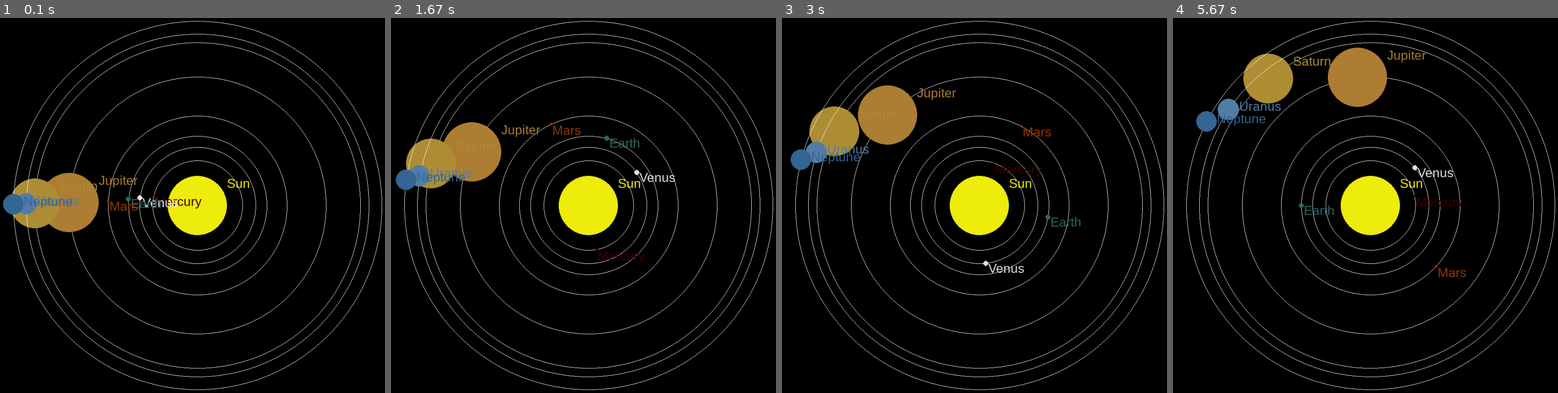
Above: before the commit, frames 1-4 (left to right).
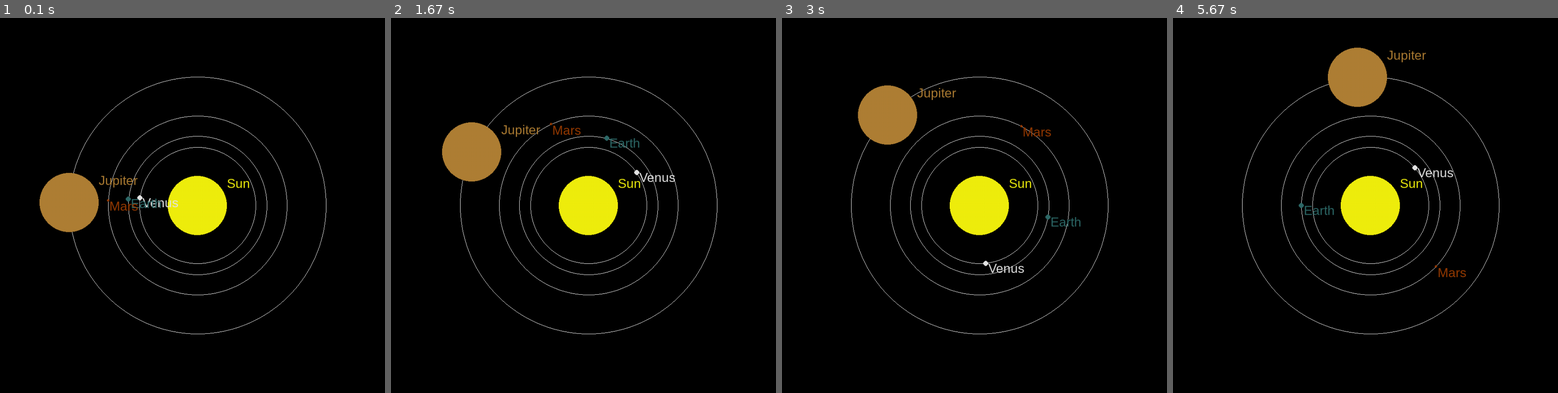
Above: after the commit, the same moments.

Repository: LucasRocha-Png/Sistema-Solar
Game: pygame game, started from main.py
Two runs of this game, one before a commit and one after it. Both use one fixed random seed, a clock stepped at 60 frames per second and the inputs below.
Inputs:
- Up to frame 1 (0.1 s): no input
- Up to frame 2 (1.67 s): no input
- Up to frame 3 (3 s): no input
- Up to frame 4 (5.67 s): no input

The runs differ from the first frame. In frame 1, 3.2% of the frame differs, in the area x 0-100%, y 0-100%; in frame 2, 3.4%; in frame 3, 3.9%; in frame 4, 4.2%, in the area x 3-100%, y 0-100%.

Commit message:
Muda o nome da variável "universe" para "config"

Diff:
--- a/main.py
+++ b/main.py
@@ -12,7 +12,7 @@
 space = Space(fps=60)
 
 
-space.universe(size=(1000,950))
+space.config(size=(1000,950))
 
 space.create_planet(name="Sun",
                     planet_radius=69,
@@ -20,12 +20,6 @@
                     velocity = 0,
                     color=(240, 239, 14))
 
-
-space.create_planet(name="Mercury",
-                    planet_radius=2.4,
-                    orbit_radius=105,
-                    velocity = 4.8,
-                    color=(67, 0, 0))
 
 space.create_planet(name="Venus",
                     planet_radius=6,
@@ -51,23 +45,6 @@
                     velocity = 1.3,
                     color=(176, 127, 53))
 
-space.create_planet(name="Saturn",
-                    planet_radius=58,
-                    orbit_radius=380,
-                    velocity = 1.0,
-                    color=(176, 143, 54))
-
-space.create_planet(name="Uranus",
-                    planet_radius=25,
-                    orbit_radius=400,
-                    velocity = 0.7,
-                    color=(85, 128, 170))
-
-space.create_planet(name="Neptune",
-                    planet_radius=24,
-                    orbit_radius=430,
-                    velocity = 0.6,
-                    color=(54, 104, 150))
 
 
 space.create_universe()
--- a/src/space.py
+++ b/src/space.py
@@ -108,7 +108,7 @@
 
 
     #Configurate our universe -=-=-=-=-=-=-=-=-=-=-=-=-=-=-=-=-=
-    def universe(self, size:tuple, color:tuple = (0,0,0)) -> None:
+    def config(self, size:tuple, color:tuple = (0,0,0)) -> None:
         #Checkers -
         rgb_color_checker(color)
         pos_checker(size)
